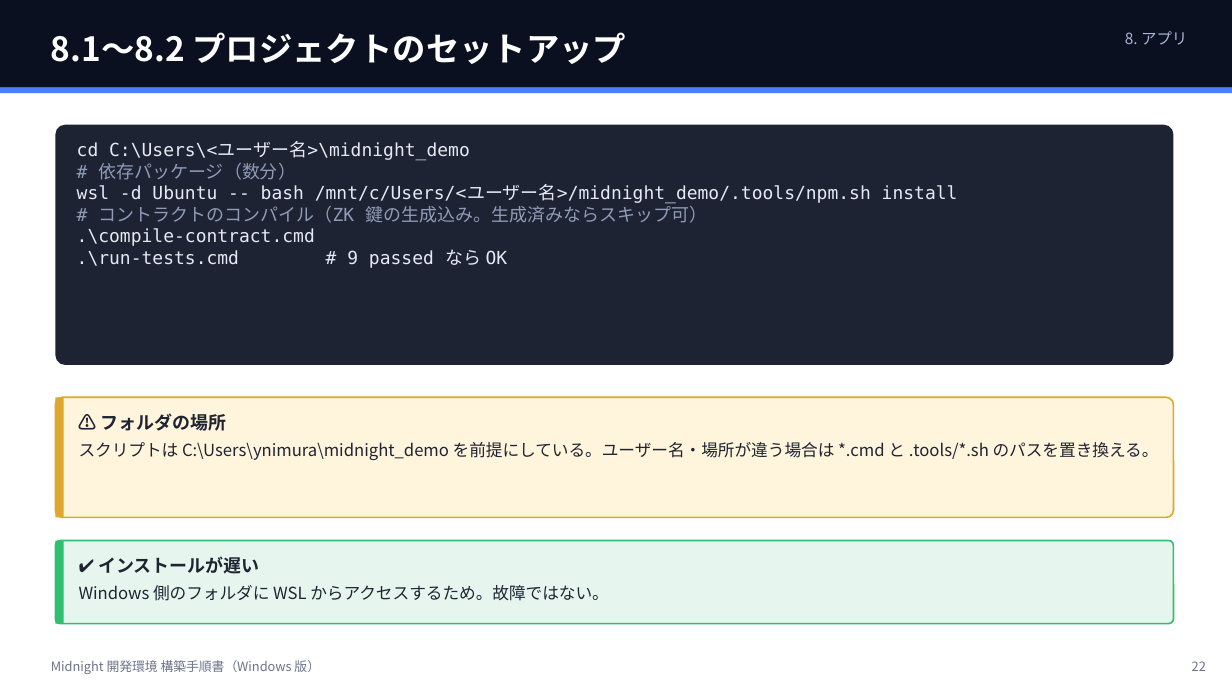
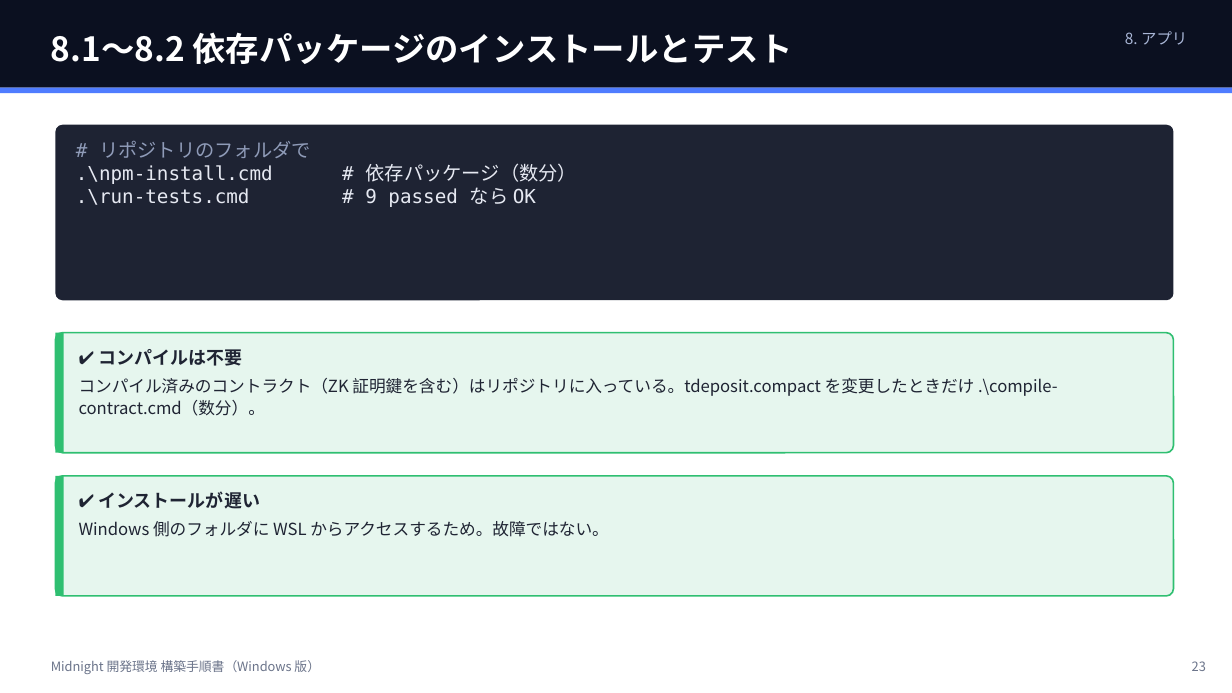
Before and after one commit to 101nimura/midnight_td_demo, a slide deck: slide 23 of docs/SETUP.pptx (slide 22 before the commit). Drawn at 1232x693 pixels with LibreOffice and Linux fonts; fonts in the diff are those of the drawing. Boxes give left, top, right and bottom in pixels: in the first picture for what was removed or moved away, otherwise in the second. Text is boxed around its words. In the diff, an @@ line names an element or a change of style, - is before the commit and + after.

```diff
--- a/docs/SETUP.pptx
+++ b/docs/SETUP.pptx
@@ text at (51,32,792,64): text changed @@
-8.1〜8.2 プロジェクトのセットアップ
+8.1〜8.2 依存パッケージのインストールとテスト
@@ rounded rectangle "# リポジトリのフォルダで": place and size @@
-rounded rectangle "# リポジトリのフォルダで" at (55,125,1174,365)
+rounded rectangle "# リポジトリのフォルダで" at (55,125,1174,300)
@@ text in rounded rectangle at (76,141,577,184): text changed; size 14 to 15 pt @@
-cd C:\Users\<ユーザー名>\midnight_demo
-# 依存パッケージ（数分）
-wsl -d Ubuntu -- bash /mnt/c/Users/<ユーザー名>/midnight_demo/.tools/npm.sh install
-# コントラクトのコンパイル（ZK 鍵の生成込み。生成済みならスキップ可）
-.\compile-contract.cmd
+# リポジトリのフォルダで
+.\npm-install.cmd # 依存パッケージ（数分）
@@ text in rounded rectangle at (365,187,536,207): size 14 to 15 pt in ".\run-tests.cmd # 9 passed なら OK" @@
@@ rounded rectangle: place and size @@
-rounded rectangle at (55,397,1174,518)
+rounded rectangle at (55,333,1174,453)
@@ rectangle: place and size @@
-rectangle at (55,397,64,518)
+rectangle at (55,333,64,453)
@@ rounded rectangle at (55,333,1174,453): fill #FFF4DC to #E6F6EE; outline #E0A72E 1.25 pt to #2FBF71 1.25 pt @@
@@ rectangle at (55,333,64,453): fill #E0A72E to #2FBF71 @@
@@ text at (79,349,1058,416): text changed @@
-⚠ フォルダの場所
-スクリプトは C:\Users\ynimura\midnight_demo を前提にしている。ユーザー名・場所が違う場合は *.cmd と .tools/*.sh のパスを置き換える。
+✔ コンパイルは不要
+コンパイル済みのコントラクト（ZK 証明鍵を含む）はリポジトリに入っている。tdeposit.compact を変更したときだけ .\compile-contract.cmd（数分）。
@@ rounded rectangle: place and size @@
-rounded rectangle at (55,541,1174,624)
+rounded rectangle at (55,476,1174,596)
@@ rectangle: place and size @@
-rectangle at (55,541,64,624)
+rectangle at (55,476,64,596)
@@ text "✔ インストールが遅い": place and size @@
-text "✔ インストールが遅い" at (79,556,609,601)
+text "✔ インストールが遅い" at (79,491,609,537)
@@ text at (1192,661,1206,671): text changed @@
-22
+23
```
Also in this commit, not shown: 24 other slides changed, 1 slide added, 18 other files.
